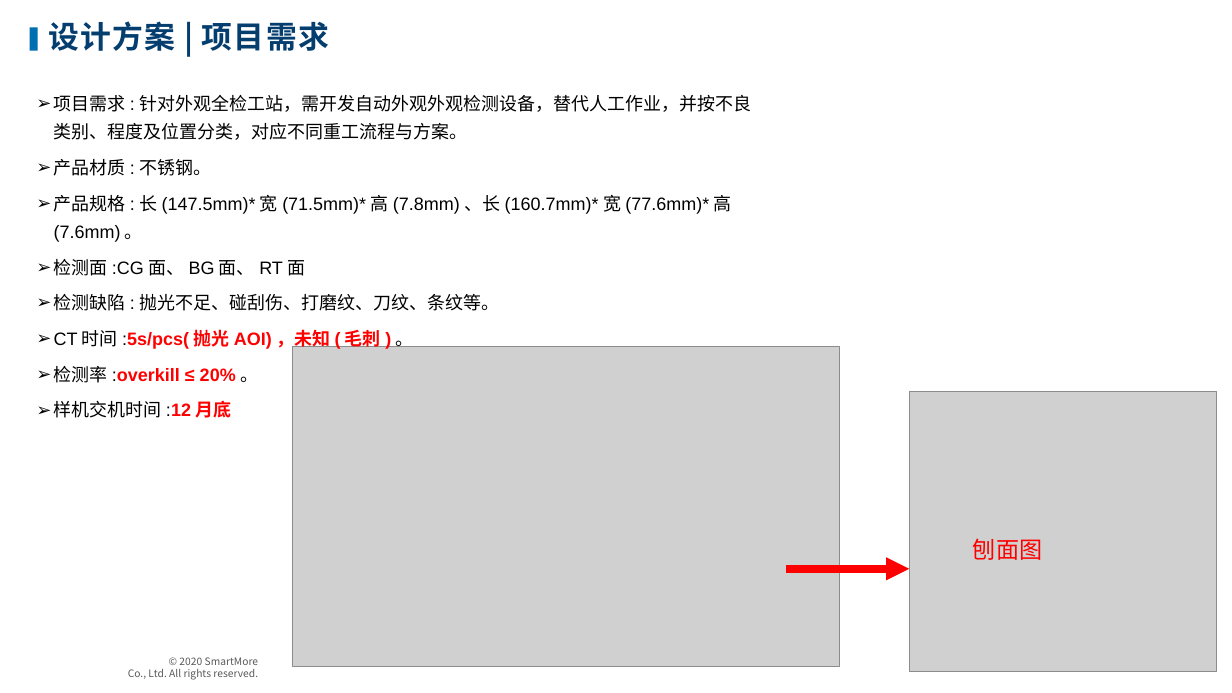
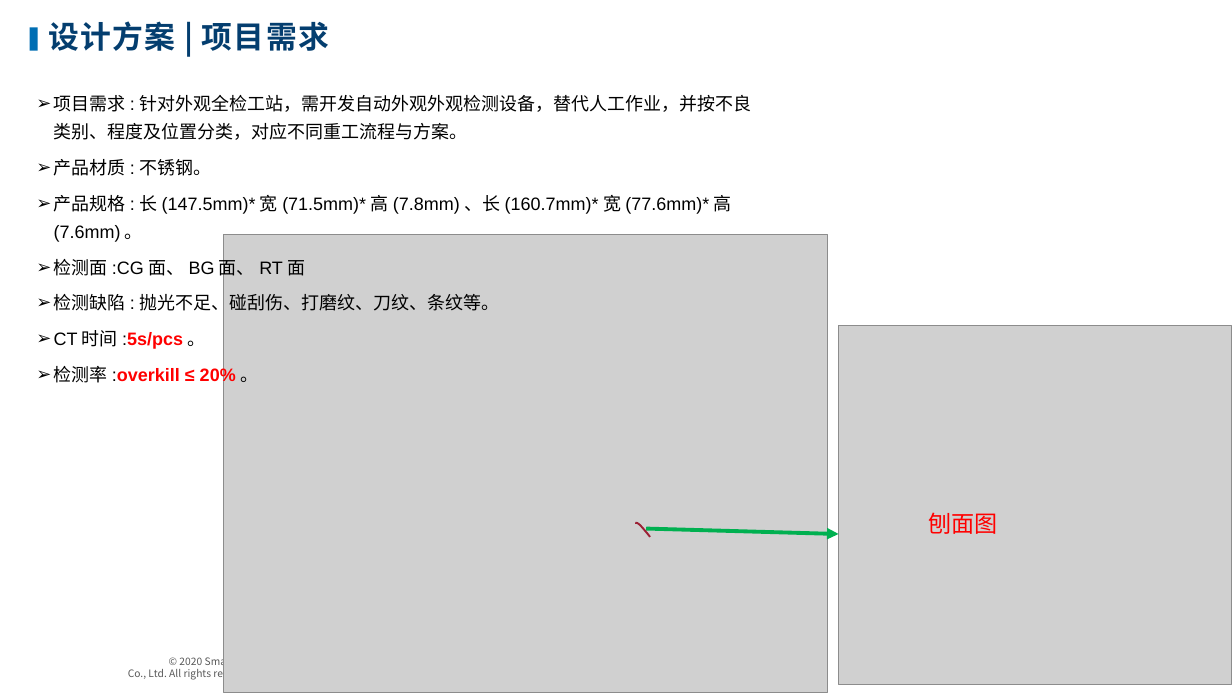
Before and after one commit to wanglvhh/Solution_2021, a slide deck: slide 6 of 2021/11/观澜富士康项目/样机方案/中框检测样机解决方案.pptx. Drawn at 1232x693 pixels with LibreOffice and Linux fonts; fonts in the diff are those of the drawing; grey boxes stand for pictures; background and template pictures are left out. Boxes give left, top, right and bottom in pixels: in the first picture for what was removed or moved away, otherwise in the second. Text is boxed around its words. In the diff, an @@ line names an element or a change of style, - is before the commit and + after.

```diff
--- a/2021/11/观澜富士康项目/样机方案/中框检测样机解决方案.pptx
+++ b/2021/11/观澜富士康项目/样机方案/中框检测样机解决方案.pptx
@@ picture: place and size @@
-picture at bbox=[293, 347, 840, 666]
+picture at bbox=[224, 235, 827, 693]
@@ picture: place and size @@
-picture at bbox=[909, 391, 1217, 671]
+picture at bbox=[839, 325, 1232, 684]
@@ text at bbox=[122, 332, 206, 349]: text changed; text colour #FF0000 to #000000; bold off @@
-➢ CT时间:5s/pcs(抛光AOI)，未知(毛刺)。
+➢ CT时间:5s/pcs。
@@ text at bbox=[54, 401, 162, 418]: paragraph removed @@
-➢ 样机交机时间:12月底
@@ text "刨面图": place and size @@
-text "刨面图" at bbox=[973, 538, 1042, 560]
+text "刨面图" at bbox=[929, 512, 998, 534]
@@ freeform shape added at bbox=[636, 523, 651, 537], outline #9B2034 1.5 pt @@
@@ arrow added from (646, 529) to (839, 534), #00B050 3 pt @@
@@ arrow removed from (787, 569) to (909, 569) @@
```
Also in this commit, not shown: 3 slides added, 2 slides removed, 3 other files.
